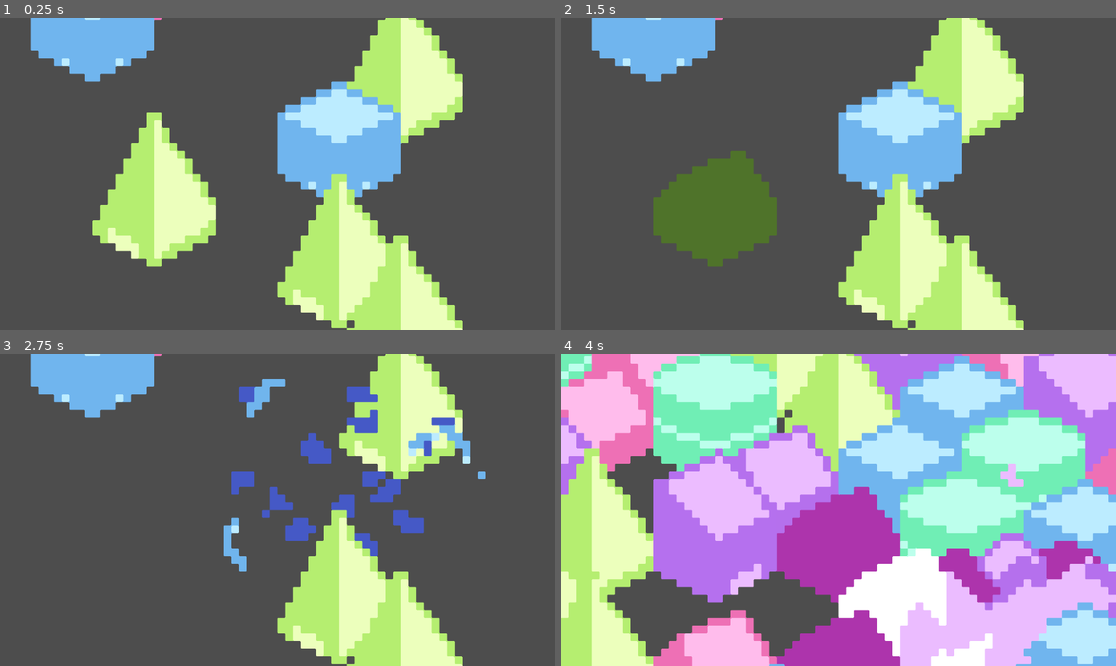
Above: before the commit, frames 1-4 (two rows, left to right).
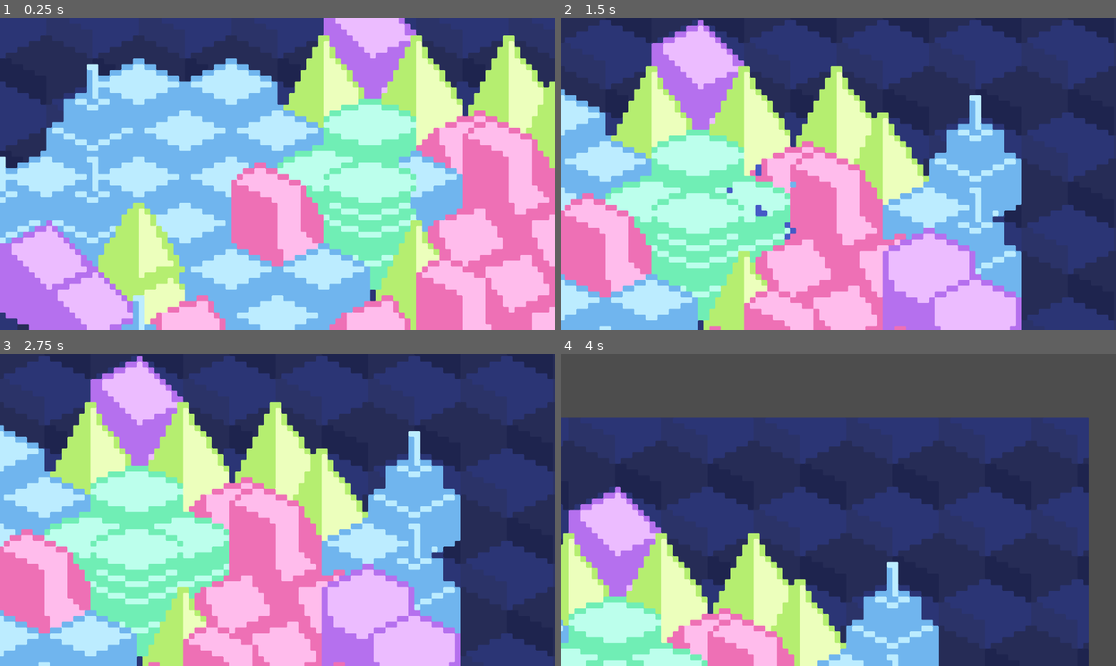
Above: after the commit, the same moments.

Repository: mudziok/destruction
Game: Godot game, scene res://main.tscn
Two runs of this game, one before a commit and one after it. Both use one fixed random seed, a clock stepped at 60 frames per second and the inputs below. The project has no main scene, so this scene is started directly.
Inputs (mouse positions are in pixels of both pictures, inside the frame that each line leads up to):
- Up to frame 1 (0.25 s): no input
- Up to frame 2 (1.5 s): tap Enter at 0.5 s; move the mouse to (960, 158) at 0.52 s; hold Right mouse button (rmb, bound only after the commit) 0.53-1.28 s; click (960, 158) at 0.6 s; move the mouse to (727, 189) at 1.27 s; right-click (727, 189) at 1.35 s
- Up to frame 3 (2.75 s): click (166, 525) at 1.55 s; move the mouse to (333, 441) at 2.02 s; hold Right mouse button (rmb, bound only after the commit) from 2.03 s (still down); click (333, 441) at 2.1 s
- Up to frame 4 (4 s): move the mouse to (810, 572) at 2.77 s; release Right mouse button (rmb, bound only after the commit) at 2.78 s; right-click (810, 572) at 2.85 s; click (810, 572) at 3.05 s; tap R (restart) at 3.5 s; move the mouse to (1005, 556) at 3.52 s; hold Right mouse button (rmb, bound only after the commit) from 3.53 s (still down); click (1005, 556) at 3.6 s

The runs differ from the first frame. In frame 1, 96% of the frame differs, in the area x 0-100%, y 0-100%; in frame 2, 99%; in frame 3, 100%; in frame 4, 98%.

Commit message:
feat: camera movement

Diff:
--- a/game.tscn
+++ b/game.tscn
@@ -1,7 +1,10 @@
-[gd_scene load_steps=5 format=4 uid="uid://ddr44wetit1rm"]
+[gd_scene load_steps=8 format=3 uid="uid://ddr44wetit1rm"]
 
+[ext_resource type="Script" path="res://round_manager.gd" id="1_0s2bx"]
 [ext_resource type="Texture2D" uid="uid://daveui1y4amdc" path="res://sprites/houses_dark_windows.png" id="1_4q1uc"]
+[ext_resource type="Texture2D" uid="uid://dyfqgrwhn3wdp" path="res://sprites/bg.png" id="1_nvdk8"]
 [ext_resource type="Script" path="res://tile_map_layer.gd" id="2_6rhak"]
+[ext_resource type="Script" path="res://gimball.gd" id="4_drhe8"]
 
 [sub_resource type="TileSetAtlasSource" id="TileSetAtlasSource_hkfhx"]
 texture = ExtResource("1_4q1uc")
@@ -12,25 +15,71 @@
 2:0/0 = 0
 3:0/0 = 0
 4:0/0 = 0
+0:1/0 = 0
+1:1/0 = 0
+3:1/0 = 0
+2:1/0 = 0
+4:1/0 = 0
 
 [sub_resource type="TileSet" id="TileSet_g3aor"]
 tile_shape = 1
+tile_layout = 1
 sources/1 = SubResource("TileSetAtlasSource_hkfhx")
 
 [node name="Game" type="Node2D"]
 
-[node name="Camera2D" type="Camera2D" parent="."]
-zoom = Vector2(4, 4)
+[node name="TextureRect" type="TextureRect" parent="."]
+texture_filter = 1
+offset_left = -72.0
+offset_top = -44.0
+offset_right = 98.0
+offset_bottom = 58.0
+texture = ExtResource("1_nvdk8")
+stretch_mode = 1
 
-[node name="TileMapLayer" type="TileMapLayer" parent="."]
+[node name="RoundManager" type="Node" parent="."]
+script = ExtResource("1_0s2bx")
+
+[node name="RoundTimer" type="Timer" parent="RoundManager"]
+wait_time = 60.0
+
+[node name="Map" type="TileMapLayer" parent="."]
 y_sort_enabled = true
 texture_filter = 1
-tile_map_data = PackedByteArray("AAD+//v/AQAAAAAAAAD+////AQABAAAAAAAAAP3/AQABAAAAAAAAAAEAAQABAAAAAAD+//z/AQACAAAAAAAAAPv/AQACAAAAAAAAAP7/AQACAAAAAAA=")
+tile_map_data = PackedByteArray(0, 0, 255, 255, 254, 255, 1, 0, 0, 0, 0, 0, 0, 0, 0, 0, 255, 255, 1, 0, 0, 0, 0, 0, 0, 0, 0, 0, 0, 0, 1, 0, 0, 0, 0, 0, 0, 0, 1, 0, 255, 255, 1, 0, 0, 0, 0, 0, 0, 0)
 tile_set = SubResource("TileSet_g3aor")
 script = ExtResource("2_6rhak")
 
-[node name="Timer" type="Timer" parent="TileMapLayer"]
+[node name="Timer" type="Timer" parent="Map"]
 wait_time = 0.1
 autostart = true
 
-[connection signal="timeout" from="TileMapLayer/Timer" to="TileMapLayer" method="_on_timer_timeout"]
+[node name="DestroyTimer" type="Timer" parent="Map"]
+wait_time = 1.5
+one_shot = true
+
+[node name="Gimball" type="Node2D" parent="."]
+script = ExtResource("4_drhe8")
+
+[node name="Camera2D" type="Camera2D" parent="Gimball"]
+zoom = Vector2(3, 3)
+
+[node name="Label" type="Label" parent="Gimball"]
+offset_left = -118.0
+offset_top = -64.0
+offset_right = -78.0
+offset_bottom = -41.0
+text = "0:00"
+
+[node name="Label2" type="Label" parent="Gimball"]
+offset_left = -123.0
+offset_top = 44.0
+offset_right = -83.0
+offset_bottom = 67.0
+text = "0:00
+"
+
+[connection signal="start_round" from="RoundManager" to="Map" method="_on_round_manager_start_round"]
+[connection signal="map_cleared" from="Map" to="RoundManager" method="_on_map_map_cleared"]
+[connection signal="timeout" from="Map/Timer" to="Map" method="_on_timer_timeout"]
+[connection signal="timeout" from="Map/DestroyTimer" to="Map" method="_on_destroy_timer_timeout"]
--- /dev/null
+++ b/gimball.gd
@@ -0,0 +1,10 @@
+extends Node2D
+
+var destination = Vector2.ZERO
+
+func _input(event: InputEvent) -> void:
+	if event is InputEventMouseMotion and Input.is_action_pressed("rmb"):
+		destination -= event.relative / 3.0
+
+func _process(delta: float) -> void:
+	position = lerp(position, destination, 0.5)
--- a/project.godot
+++ b/project.godot
@@ -21,6 +21,16 @@
 "events": [null, Object(InputEventKey,"resource_local_to_scene":false,"resource_name":"","device":0,"window_id":0,"alt_ …(195 unchanged characters)…
 ]
 }
+lmb={
+"deadzone": 0.5,
+"events": [Object(InputEventMouseButton,"resource_local_to_scene":false,"resource_name":"","device":-1,"window_id":0,"alt_pressed":false,"shift_pressed":false,"ctrl_pressed":false,"meta_pressed":false,"button_mask":0,"position":Vector2(0, 0),"global_position":Vector2(0, 0),"factor":1.0,"button_index":1,"canceled":false,"pressed":false,"double_click":false,"script":null)
+]
+}
+rmb={
+"deadzone": 0.5,
+"events": [Object(InputEventMouseButton,"resource_local_to_scene":false,"resource_name":"","device":-1,"window_id":0,"alt_pressed":false,"shift_pressed":false,"ctrl_pressed":false,"meta_pressed":false,"button_mask":0,"position":Vector2(0, 0),"global_position":Vector2(0, 0),"factor":1.0,"button_index":2,"canceled":false,"pressed":false,"double_click":false,"script":null)
+]
+}
 
 [rendering]
 
--- /dev/null
+++ b/round_manager.gd
@@ -0,0 +1,29 @@
+extends Node
+
+@onready var timer = $RoundTimer
+@onready var label = $"../Gimball/Label"
+signal start_round(radius: int)
+
+var current_radius = 4.0
+
+# Called when the node enters the scene tree for the first time.
+func _ready() -> void:
+	request_new_round()
+	pass # Replace with function body.
+
+
+# Called every frame. 'delta' is the elapsed time since the previous frame.
+func _process(delta: float) -> void:
+	# temp xd
+	label.text = "%d:%02d" % [floor(timer.time_left / 60), int(timer.time_left) % 60]
+
+func request_new_round():
+	start_round.emit(current_radius)
+	timer.wait_time = 60.0
+	timer.start()
+
+func _on_map_map_cleared() -> void:
+	timer.stop()
+	await get_tree().create_timer(3.0).timeout
+	current_radius += 1
+	request_new_round()
--- a/scenes/explosion.tscn
+++ b/scenes/explosion.tscn
@@ -16,10 +16,6 @@
 resource_local_to_scene = true
 shader = ExtResource("1_qynw2")
 shader_parameter/palette = SubResource("GradientTexture1D_wkpqn")
-
-[sub_resource type="AtlasTexture" id="AtlasTexture_elvvb"]
-atlas = ExtResource("1_bm67g")
-region = Rect2(0, 0, 50, 50)
 
 [sub_resource type="AtlasTexture" id="AtlasTexture_iku1o"]
 atlas = ExtResource("1_bm67g")
@@ -69,9 +65,6 @@
 animations = [{
 "frames": [{
 "duration": 1.0,
-"texture": SubResource("AtlasTexture_elvvb")
-}, {
-"duration": 1.0,
 "texture": SubResource("AtlasTexture_iku1o")
 }, {
 "duration": 1.0,
--- a/tile_map_layer.gd
+++ b/tile_map_layer.gd
@@ -1,4 +1,6 @@
 extends TileMapLayer
+
+signal map_cleared()
 
 var explosion_scene = preload("res://scenes/explosion.tscn")
 
@@ -30,14 +32,14 @@
 
 	for cell in roots.slice(0, roots.size() * fill_percent):
 		var color = [0,1,2,3,4].pick_random()
-		set_cell(cell, 1, Vector2i(color, 0))
+		var size = [0,0,0,0,1].pick_random()
+		set_cell(cell, 1, Vector2i(color, size))
 
 	for i in range(200):
 		grow()
 
 func _ready() -> void:
 	randomize()
-	#generate_city(10)
 
 func grow() -> void:
 	var used_cells = get_used_cells()
@@ -48,23 +50,45 @@
 
 	var random_cell = used_cells.pick_random()
 
-	if mark_for_deletion_cells.find(random_cell) != -1:
+	if is_destroying:
 		return
 
 	var surrounding_cells = get_surrounding_cells(random_cell)
 
 	var source_id = get_cell_source_id(random_cell)
-	var atlas_coords = get_cell_atlas_coords(random_cell)
+	var color = get_cell_atlas_coords(random_cell).x
+	var size = [0,0,0,0,1].pick_random()
 
 	for cell in surrounding_cells:
 		if possible_cells.find(cell) != -1 and get_cell_source_id(cell) == -1:
-			set_cell(cell, source_id, atlas_coords)
+			set_cell(cell, source_id, Vector2i(color, size))
+
+func check_empty_map():
+	var used_cells = get_used_cells()
+	if used_cells.size() == 0:
+		map_cleared.emit()
+
+func get_surrounding_cells_full(cell: Vector2i):
+	var surrounding_cells = [
+		Vector2(cell.x + 1, cell.y - 1),
+		Vector2(cell.x + 1, cell.y),
+		Vector2(cell.x + 1, cell.y + 1),
+		Vector2(cell.x, cell.y - 1),
+		Vector2(cell.x, cell.y),
+		Vector2(cell.x, cell.y + 1),
+		Vector2(cell.x - 1, cell.y - 1),
+		Vector2(cell.x - 1, cell.y),
+		Vector2(cell.x - 1, cell.y + 1),
+	]
+	return surrounding_cells
+
 
 func get_surroundings_of_color(starting_cell: Vector2i):
 	var queue = [starting_cell]
 	var visited_levels = []
-	var visited_cells = []
+	var visited_cells = [starting_cell]
 	var currently_visited_level = []
+	currently_visited_level.append_array(queue)
 
 	var starting_atlas_coords = get_cell_atlas_coords(starting_cell)
 
@@ -72,30 +96,39 @@
 		var level_size = queue.size()
 		for i in range(level_size):
 			var cell = queue.pop_front()
-			var atlas_coords = get_cell_atlas_coords(cell)
+			var color = get_cell_atlas_coords(cell).x
+			if color == -1:
+				continue
 
-			if atlas_coords == starting_atlas_coords and atlas_coords != Vector2i(-1, -1):
-				var surrounding_cells = get_surrounding_cells(cell)
-				if visited_cells.find(cell) == -1:
-					visited_cells.append(cell)
-					currently_visited_level.append(cell)
-					queue.append_array(surrounding_cells)
+			var surrounding_cells = get_surrounding_cells(cell)
+			for sur_cell in surrounding_cells:
+				if get_cell_atlas_coords(sur_cell).x == color and visited_cells.find(sur_cell) == -1:
+					visited_cells.append(sur_cell)
+					currently_visited_level.append(sur_cell)
+					queue.append(sur_cell)
 		visited_levels.append(currently_visited_level)
 		currently_visited_level = []
 
 	return visited_levels
 
-var mark_for_deletion_cells = []
+var can_destroy = true
+var is_destroying = false
+
 func _input(event: InputEvent) -> void:
-	if Input.is_action_just_pressed("restart"):
-		generate_city(10)
-	if event is InputEventMouseButton:
+	if Input.is_action_just_pressed("lmb") and can_destroy:
 		var mouse_position = get_local_mouse_position()
 		var removed_cell = local_to_map(mouse_position)
+
+		if get_cell_atlas_coords(removed_cell).x == -1:
+			return
+
+		can_destroy = false
+		$DestroyTimer.wait_time = 1.5
+		$DestroyTimer.start()
+
 		var groups = get_surroundings_of_color(removed_cell)
 
-		for group in groups:
-			mark_for_deletion_cells.append_array(group)
+		is_destroying = true
 
 		for group in groups:
 			await get_tree().process_frame
@@ -111,11 +144,19 @@
 					explosion.position = map_to_local(cell)
 					explosion.set_palette(color)
 					erase_cell(cell)
-					mark_for_deletion_cells.erase(cell)
+		is_destroying = false
+		check_empty_map()
 
 func _process(delta: float) -> void:
+	$"../Gimball/Label2".text = "%.02f" % $DestroyTimer.time_left
 	pass
 
 func _on_timer_timeout() -> void:
 	for i in range(5):
 		grow()
+
+func _on_round_manager_start_round(radius: int) -> void:
+	generate_city(radius)
+
+func _on_destroy_timer_timeout() -> void:
+	can_destroy = true
Not shown: 1 places in scenes/explosion.tscn that only renumber resources
Binary file added: sprites/bg.png
Not shown, added: sprites/bg.png.import
Binary file added: sprites/sulu-1x.png
Not shown, added: sprites/sulu-1x.png.import
